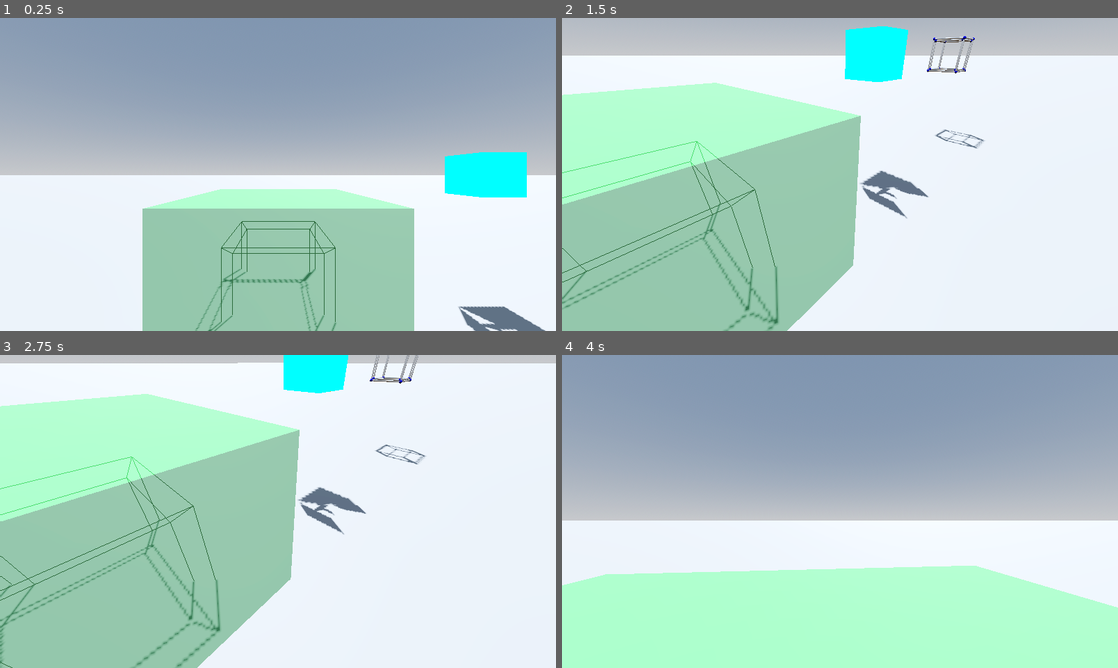
Above: before the commit, frames 1-4 (two rows, left to right).
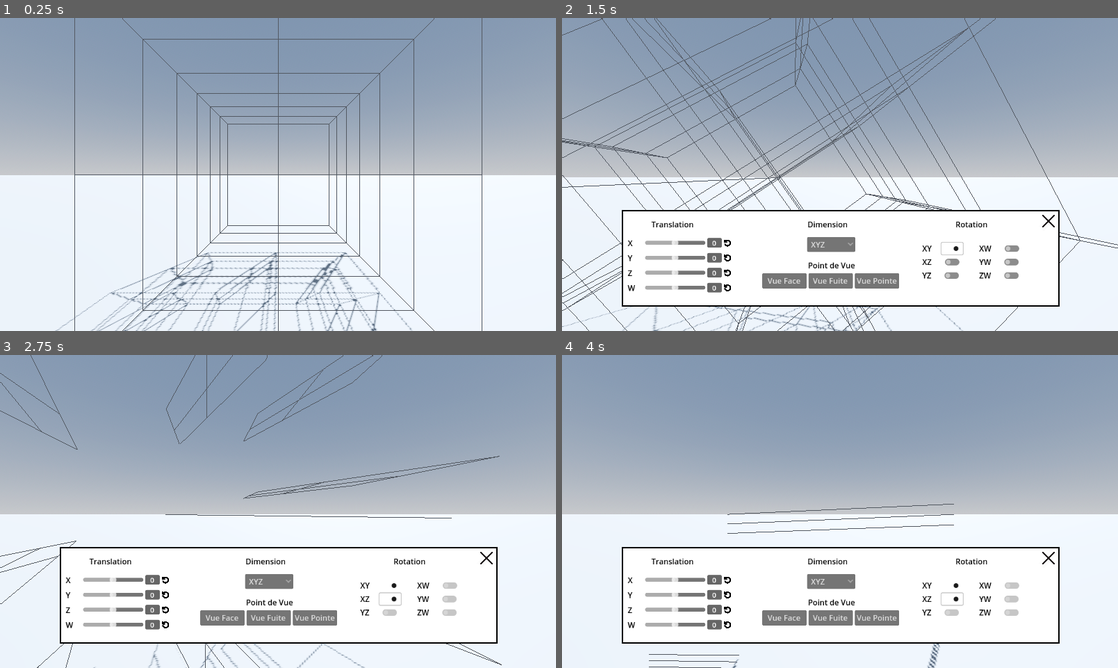
Above: after the commit, the same moments.

Repository: Stantrh/Projet_Tutore_4D_VR_KOMODZINSKI_RYSAK_TROHA
Game: Godot game, scene res://Scenes/world.tscn
Same seed, same stepped clock (60 frames per second), same inputs: the game is played once before the commit and once after it. This scene is started directly instead of the project's main scene.
Inputs (mouse positions are in pixels of both pictures, inside the frame that each line leads up to):
- Up to frame 1 (0.25 s): no input
- Up to frame 2 (1.5 s): tap Enter at 0.5 s; move the mouse to (867, 174) at 0.52 s; hold W (move_forward) 0.53-1.25 s; hold Middle mouse button (rotate) 0.53-1.25 s; click (867, 174) at 0.8 s; click (951, 249) at 1.27 s
- Up to frame 3 (2.75 s): click (389, 599) at 2.02 s
- Up to frame 4 (4 s): move the mouse to (812, 511) at 2.77 s; hold W (move_forward) from 2.78 s (still down); click (812, 511) at 2.85 s; tap Middle mouse button (rotate) at 3.05 s; move the mouse to (851, 505) at 3.52 s; hold Middle mouse button (rotate) from 3.53 s (still down); click (851, 505) at 3.8 s

The runs differ from the first frame. In frame 1, 26% of the frame differs, in the area x 9-99%, y 0-100%; in frame 2, 77%, in the area x 0-100%, y 0-100%; in frame 3, 75%; in frame 4, 33%.

Commit message:
Ajout base hypercube empilé

Diff:
--- /dev/null
+++ b/app4d/Scenes/hypercube_stacking.tscn
@@ -0,0 +1,14 @@
+[gd_scene load_steps=3 format=3 uid="uid://b2aaslmcll36m"]
+
+[ext_resource type="Script" path="res://Scripts/hypercube_stacking.gd" id="1_ixbhr"]
+
+[sub_resource type="BoxShape3D" id="BoxShape3D_62i6k"]
+size = Vector3(12, 12, 12)
+
+[node name="hypercube_stacking" type="Node3D" groups=["Hyperfigure"]]
+script = ExtResource("1_ixbhr")
+
+[node name="Area3D" type="Area3D" parent="."]
+
+[node name="CollisionShape3D" type="CollisionShape3D" parent="Area3D"]
+shape = SubResource("BoxShape3D_62i6k")
--- a/app4d/Scenes/world.tscn
+++ b/app4d/Scenes/world.tscn
@@ -1,10 +1,9 @@
-[gd_scene load_steps=9 format=3 uid="uid://dme5pbe0dpogm"]
+[gd_scene load_steps=8 format=3 uid="uid://dme5pbe0dpogm"]
 
 [ext_resource type="Script" path="res://Scripts/world.gd" id="1_1maet"]
-[ext_resource type="PackedScene" uid="uid://ds5cp4u5hsjak" path="res://Scenes/hyper_cube.tscn" id="1_gh55x"]
 [ext_resource type="PackedScene" uid="uid://i2l7p16xiufn" path="res://Scenes/character_view.tscn" id="2_wfvje"]
 [ext_resource type="PackedScene" uid="uid://dik77har2dd4m" path="res://Scenes/ui.tscn" id="3_x60an"]
-[ext_resource type="PackedScene" uid="uid://cs3mpxmnuxmus" path="res://Scenes/zone_affichage.tscn" id="4_af4ot"]
+[ext_resource type="PackedScene" uid="uid://b2aaslmcll36m" path="res://Scenes/hypercube_stacking.tscn" id="4_hwlht"]
 
 [sub_resource type="ProceduralSkyMaterial" id="ProceduralSkyMaterial_4yftq"]
 sky_horizon_color = Color(0.64625, 0.65575, 0.67075, 1)
@@ -33,23 +32,15 @@
 transform = Transform3D(1, 0, 0, 0, 1, 0, 0, 0, 1, -0.1929, -0.747417, 0.570654)
 size = Vector3(5000, 0.2, 5000)
 
-[node name="HyperCubeS" parent="." instance=ExtResource("1_gh55x")]
-transform = Transform3D(1, 0, 0, 0, 1, 0, 0, 0, 1, 10, 5, 0)
-mesh_mode = 1
-projection_mode = 1
-
-[node name="HyperCubeS2" parent="." instance=ExtResource("1_gh55x")]
-transform = Transform3D(1, 0, 0, 0, 1, 0, 0, 0, 1, 20, 5, 0)
-mesh_mode = 2
-
 [node name="CharacterView" parent="." instance=ExtResource("2_wfvje")]
 transform = Transform3D(1, 0, 0, 0, 1, 0, 0, 0, 1, 0, 5, 10)
-
-[node name="ZoneAffichage" parent="." instance=ExtResource("4_af4ot")]
 
 [node name="CanvasLayer" type="CanvasLayer" parent="."]
 
 [node name="UI" parent="CanvasLayer" instance=ExtResource("3_x60an")]
 visible = false
 
+[node name="hypercube_stacking" parent="." instance=ExtResource("4_hwlht")]
+transform = Transform3D(1, 0, 0, 0, 1, 0, 0, 0, 1, 0, 5, 0)
+
 [connection signal="object_selected" from="CharacterView" to="." method="_on_character_view_object_selected"]
--- /dev/null
+++ b/app4d/Scripts/VR/world_vr.gd
@@ -0,0 +1,11 @@
+extends Node3D
+
+
+# Called when the node enters the scene tree for the first time.
+func _ready() -> void:
+	pass # Replace with function body.
+
+
+# Called every frame. 'delta' is the elapsed time since the previous frame.
+func _process(delta: float) -> void:
+	pass
--- a/app4d/Scripts/hyper_cube.gd
+++ b/app4d/Scripts/hyper_cube.gd
@@ -32,7 +32,7 @@
 @export var rotation_angle2 = 90
 @export var axe2_a = 1
 @export var axe2_b = 3
-
+@export var interactible : bool = true
 #### TRANSLATIONS
 @export var is_translate = false # Détermine si la translation est active
 @export var vect_translate = Vector4(0, 0, 0, 0) # Vecteur de translation à appliquer sur l'hypercube 4D
@@ -61,15 +61,14 @@
 @export var area : Node3D = null # La variable de la zone
 
 func _ready():
+	if !interactible :
+		$Area3D.monitoring = false
+		$Area3D.monitorable = false
+		$Area3D/CollisionShape3D.disabled = true
 	WorldInfo.connect("_on_camera_changed",_on_camera_changed)
 	# Création du Mesh pour les modes FULL / WIREFRAME
 	mesh_instance = MeshInstance3D.new()
 	add_child(mesh_instance)
-	# On créer un autre Mesh pour la zone
-	# Donc si on veut faire que la zone soit optionnelle, il faut modifier ici sans oublier les méthodes build_ et une partie de update_hypercube
-	#var bounds_mesh = area.create_area_mesh()
-	#add_child(bounds_mesh) # ajout en tant qu'enfant de l'hypercube (Node3D)
-	#bounds_mesh.top_level = true
 	accesible_dimensions = find_accessible_dimensions(DIMENSIONS[dimension_selected],DIMENSIONS)
 
 	# Selon le mode, on construit l'hypercube une seule fois pour le mode stylish (performances)
@@ -82,6 +81,7 @@
 func _process(delta):
 	if !is_up_to_date:
 		return
+
 	# On incrémente l'angle de rotation pour avoir une figure qui tourne en continu
 	if is_rotate:
 		rotation_angle += delta
--- /dev/null
+++ b/app4d/Scripts/hypercube_stacking.gd
@@ -0,0 +1,188 @@
+extends Node
+
+@export var mesh_mode = 0
+@export var projection_mode = 0
+@export var is_rotate = false
+@export var is_double_rotate = false
+@export var rotation_angle = 90
+@export var axe_a = 0
+@export var axe_b = 3
+@export var rotation_angle2 = 90
+@export var axe2_a = 1
+@export var axe2_b = 3
+@export var interactible : bool = true
+
+#### TRANSLATIONS
+@export var is_translate = false
+@export var vect_translate = Vector4(0, 0, 0, 0)
+var real_vect_translate = Vector4(0,0,0,0)
+var DIMENSIONS = HypercubeConstants.DIMENSIONS
+var accesible_dimensions = []
+var is_up_to_date = true
+var current_vertices = [] # Stocke les sommets actuels
+var target_vertices = []  # Sommets de la prochaine dimension
+var transitioning = false # Indique si une transition est en cours
+@export var dimension_selected : int = 0 # Pour savoir quelle est la dimension actuelle
+var child_instantiated : bool = false
+
+const HYPERCUBE_SCENE = preload("res://Scenes/hyper_cube.tscn")
+
+func _ready():
+	child_instantiated = false
+
+func _process(delta: float) -> void:
+	if not child_instantiated and WorldInfo.camera :
+		update_hypercubes()
+		child_instantiated = false
+	if is_translate or is_rotate or is_double_rotate:
+		update_hypercubes()  # Recalcule et recrée tout quand on applique une transformation
+	if is_rotate:
+		rotation_angle += delta
+		# La même chose si on a une double rotation
+		if is_double_rotate:
+			rotation_angle2 += delta
+
+func update_hypercubes():
+	# Supprimer tous les hypercubes enfants
+	for child in get_children():
+		if child.is_in_group("Hyperfigure"):
+			child.queue_free()
+
+	# Récupérer les nouveaux sommets transformés
+	var transformed_vertices = generate_transformed_hypercube_vertices()
+
+	# Instancier les nouveaux hypercubes
+	for vertices in transformed_vertices:
+		var child = HYPERCUBE_SCENE.instantiate()
+		child.interactible = false
+		child.dynamic_vertices = vertices
+		child.mesh_mode = mesh_mode
+		child.projection_mode = projection_mode
+		child.camera = WorldInfo.camera
+		add_child(child)
+
+	# Reset des flags après mise à jour
+	is_translate = false
+
+func generate_transformed_hypercube_vertices() -> Array:
+	var all_hypercubes = []
+	var small_vertices = generate_small_hypercube_vertices()
+
+	for i in [-1, 1]:
+		for j in [-1, 1]:
+			for k in [-1, 1]:
+				for l in [-1, 1]:
+					var hypercube_vertices = []
+					for vertex in small_vertices:
+						var new_vertex = Vector4(vertex.x + i, vertex.y + j, vertex.z + k, vertex.w + l)
+
+						# Appliquer translation
+						if is_translate :
+							real_vect_translate += vect_translate
+							is_translate = false
+						print(real_vect_translate)
+						print(vect_translate)
+						new_vertex += real_vect_translate
+
+						# Appliquer rotation si nécessaire
+						if is_rotate:
+							new_vertex = rotate_4d(new_vertex,rotation_angle,axe_a,axe_b,rotation_angle2,axe2_a,axe2_b)
+
+						hypercube_vertices.append(new_vertex)
+
+					all_hypercubes.append(hypercube_vertices)
+
+	return all_hypercubes
+
+func generate_small_hypercube_vertices() -> Array:
+	var vertices = []
+	for a in [-1, 1]:
+		for b in [-1, 1]:
+			for c in [-1, 1]:
+				for d in [-1, 1]:
+					vertices.append(Vector4(a, b, c, d))
+	return vertices
+
+func rotate_point(v: Vector4, a: int, b: int, angle: float) -> Vector4:
+	var rad = deg_to_rad(angle)
+	var cos_theta = cos(rad)
+	var sin_theta = sin(rad)
+
+	var rotated = Vector4(v.x, v.y, v.z, v.w)
+	rotated[a] = v[a] * cos_theta - v[b] * sin_theta
+	rotated[b] = v[a] * sin_theta + v[b] * cos_theta
+
+	return rotated
+func rotate_4d(point: Vector4, angle1: float, axis1_a: int, axis1_b: int, angle2: float, axis2_a: int, axis2_b: int) -> Vector4:
+	var center = Vector4(0,0,0,0)
+	var local_point = point - center
+
+	# On calcule cos et sin de la première rotation
+	var cos_theta1 = cos(angle1)
+	var sin_theta1 = sin(angle1)
+	# On créer des variables temporaires
+	var rotated_point = local_point
+	var temp_a = local_point[axis1_a]
+	var temp_b = local_point[axis1_b]
+	# On applique la transformation
+	rotated_point[axis1_a] = temp_a * cos_theta1 - temp_b * sin_theta1
+	rotated_point[axis1_b] = temp_a * sin_theta1 + temp_b * cos_theta1
+
+	# On refait la même chose dans le cas d'une double rotation
+	if is_double_rotate:
+		var cos_theta2 = cos(angle2)
+		var sin_theta2 = sin(angle2)
+		temp_a = local_point[axis2_a]
+		temp_b = local_point[axis2_b]
+		rotated_point[axis2_a] = temp_a * cos_theta2 - temp_b * sin_theta2
+		rotated_point[axis2_b] = temp_a * sin_theta2 + temp_b * cos_theta2
+	return rotated_point + center
+func get_global_center(vertices: Array) -> Vector4:
+	var center = Vector4()
+	for vertex in vertices:
+		center += vertex
+	return center / vertices.size()
+func set_rotate_plan(plan: String, single_rotate: bool):
+	match plan:
+		"XY":
+			if single_rotate:
+				axe_a = 0
+				axe_b = 1
+			else:
+				axe2_a = 0
+				axe2_b = 1
+		"XZ":
+			if single_rotate:
+				axe_a = 0
+				axe_b = 2
+			else:
+				axe2_a = 0
+				axe2_b = 2
+		"YZ":
+			if single_rotate:
+				axe_a = 1
+				axe_b = 2
+			else:
+				axe2_a = 1
+				axe2_b = 2
+		"XW":
+			if single_rotate:
+				axe_a = 0
+				axe_b = 3
+			else:
+				axe2_a = 0
+				axe2_b = 3
+		"YW":
+			if single_rotate:
+				axe_a = 1
+				axe_b = 3
+			else:
+				axe2_a = 1
+				axe2_b = 3
+		"ZW":
+			if single_rotate:
+				axe_a = 2
+				axe_b = 3
+			else:
+				axe2_a = 2
+				axe2_b = 3
